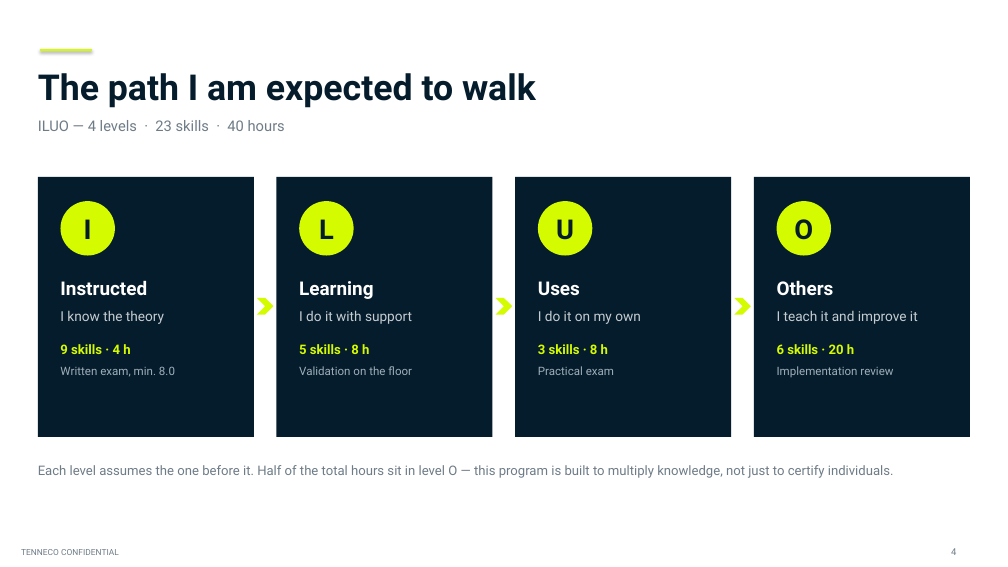
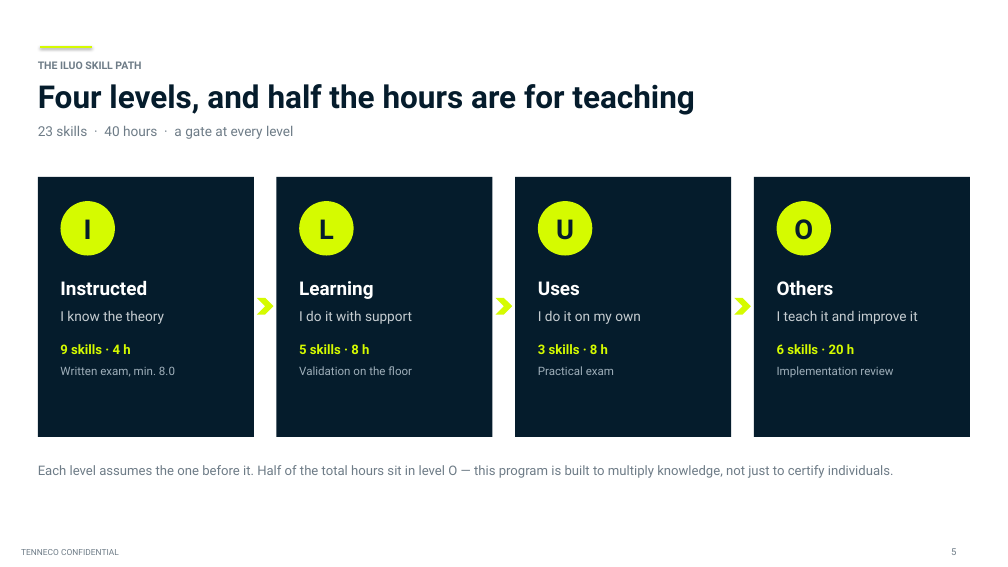
Before and after one commit to adaircarried/Claude-Design, a slide deck: slide 5 of presentations/Tenneco_Intern_Project_Diego_de_Leon.pptx (slide 4 before the commit). Drawn at 1008x567 pixels with LibreOffice and Linux fonts; fonts in the diff are those of the drawing; background and template pictures are left out. Boxes give left, top, right and bottom in pixels: in the first picture for what was removed or moved away, otherwise in the second. Text is boxed around its words. In the diff, an @@ line names an element or a change of style, - is before the commit and + after.

```diff
--- a/presentations/Tenneco_Intern_Project_Diego_de_Leon.pptx
+++ b/presentations/Tenneco_Intern_Project_Diego_de_Leon.pptx
@@ line moved from (40, 50) - (92, 50) to (40, 47) - (92, 47) @@
@@ text at bbox=[38, 61, 141, 69]: text changed; size 34 to 10 pt; text colour #051C2C to #6E7C87 @@
-The path I am expected to walk
+THE ILUO SKILL PATH
@@ text added at bbox=[38, 84, 694, 115], 30 pt, text #051C2C, bold @@
+Four levels, and half the hours are for teaching
@@ text at bbox=[38, 126, 293, 139]: text changed; size 14 to 13 pt @@
-ILUO — 4 levels · 23 skills · 40 hours
+23 skills · 40 hours · a gate at every level
```
Also in this commit, not shown: 9 other slides changed, 1 slide added, 3 other files.
